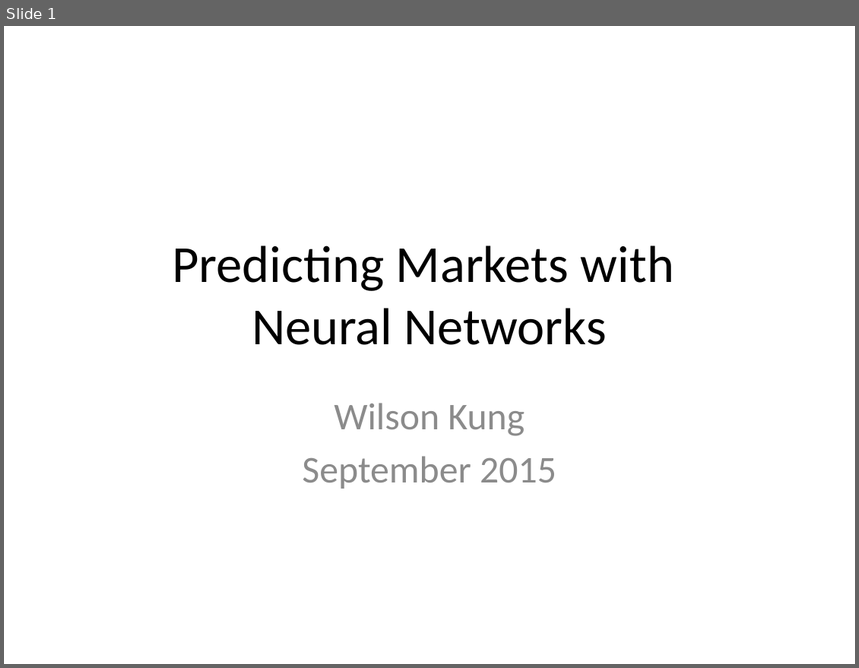
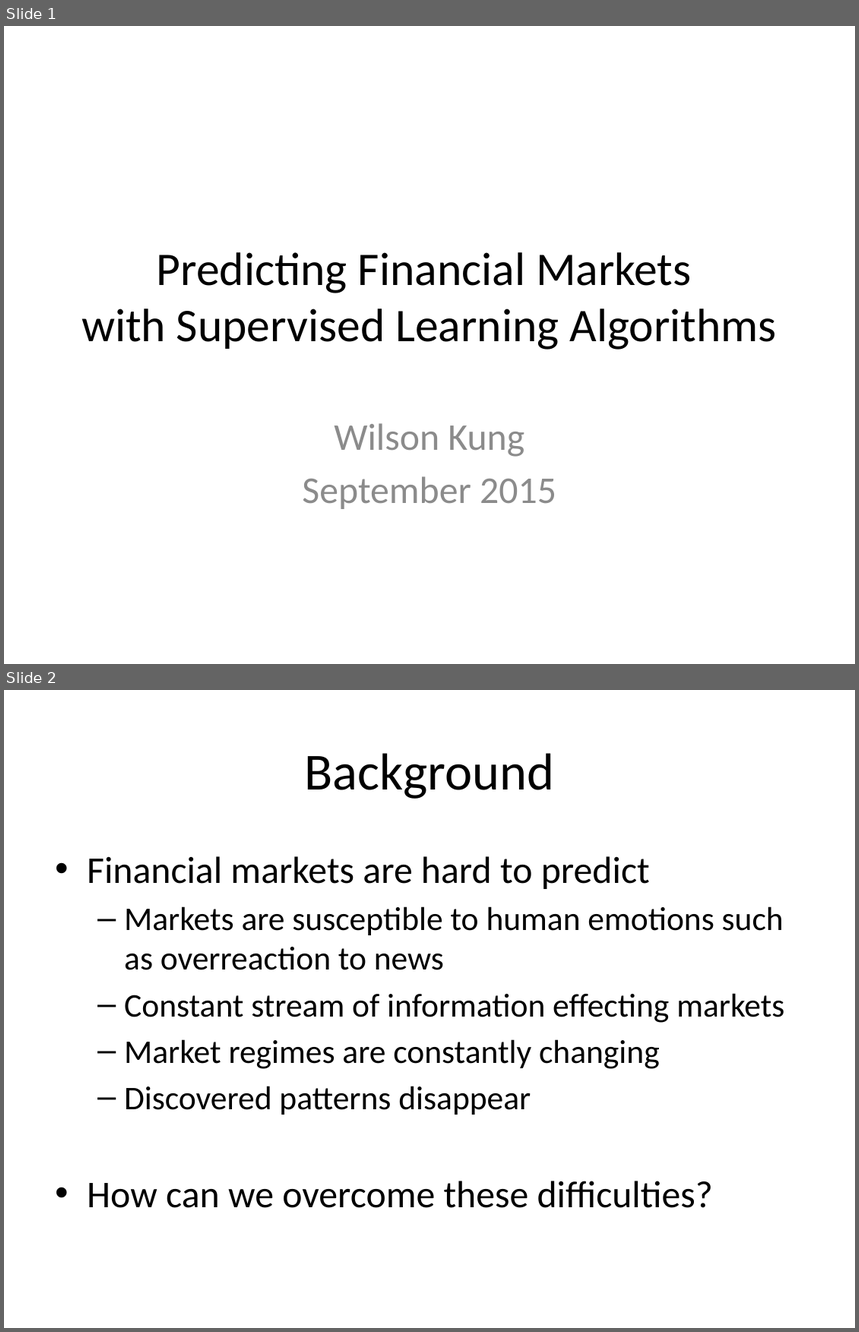
Before and after one commit to wilkung/Predicting_Markets_with_Neural_Nets, a slide deck: Kojack_Presentation.pptx. Shown one above the other, each under a label of ours: slide 1 before the commit, slides 1 and 2 after it. The pictures are 859x668 and 859x1332 pixels, drawn with LibreOffice and Linux fonts; fonts in the diff are those of the drawing. Boxes give left, top, right and bottom in pixels: in the first picture for what was removed or moved away, otherwise in the second. Text is boxed around its words. In the diff, an @@ line names an element or a change of style, - is before the commit and + after.

```diff
--- a/Kojack_Presentation.pptx
+++ b/Kojack_Presentation.pptx
@@ slide 2 added at [4, 690, 855, 1328], background #FFFFFF @@
@@ title added at [304, 753, 554, 799], 44 pt, text #000000 @@
+Background
@@ text added at [87, 856, 785, 1208], 28 pt, text #000000 @@
+• Financial markets are hard to predict
+  – Markets are susceptible to human emotions such as overreaction to news
+  – Constant stream of information effecting markets
+  – Market regimes are constantly changing
+  – Discovered patterns disappear
+• How can we overcome these difficulties?
@@ slide 1 changed as well @@
@@ title at [82, 252, 776, 350]: text changed; size 44 to 39.6 pt @@
-Predicting Markets with
-Neural Networks
+Predicting Financial Markets
+with Supervised Learning Algorithms
@@ subtitle "Wilson Kung": place and size @@
-subtitle "Wilson Kung" at [302, 403, 557, 489]
+subtitle "Wilson Kung" at [302, 423, 557, 509]
```
Also in this commit, not shown: 5 other slides changed, 10 other slides added, 1 slide removed, 15 other files.
